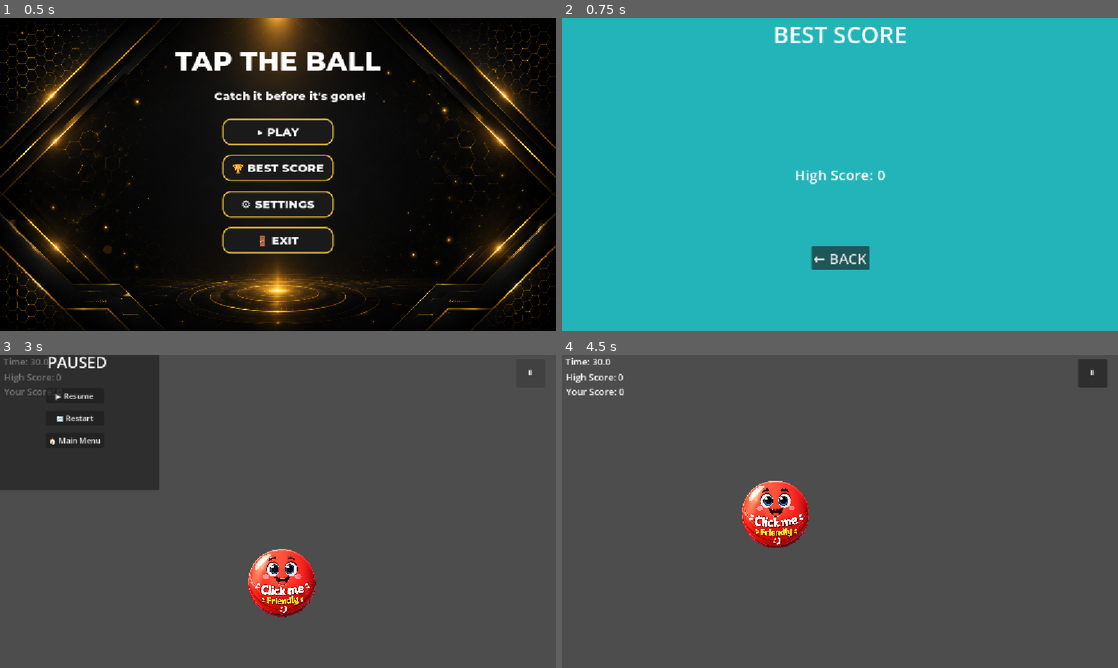
Above: before the commit, frames 1-4 (two rows, left to right).
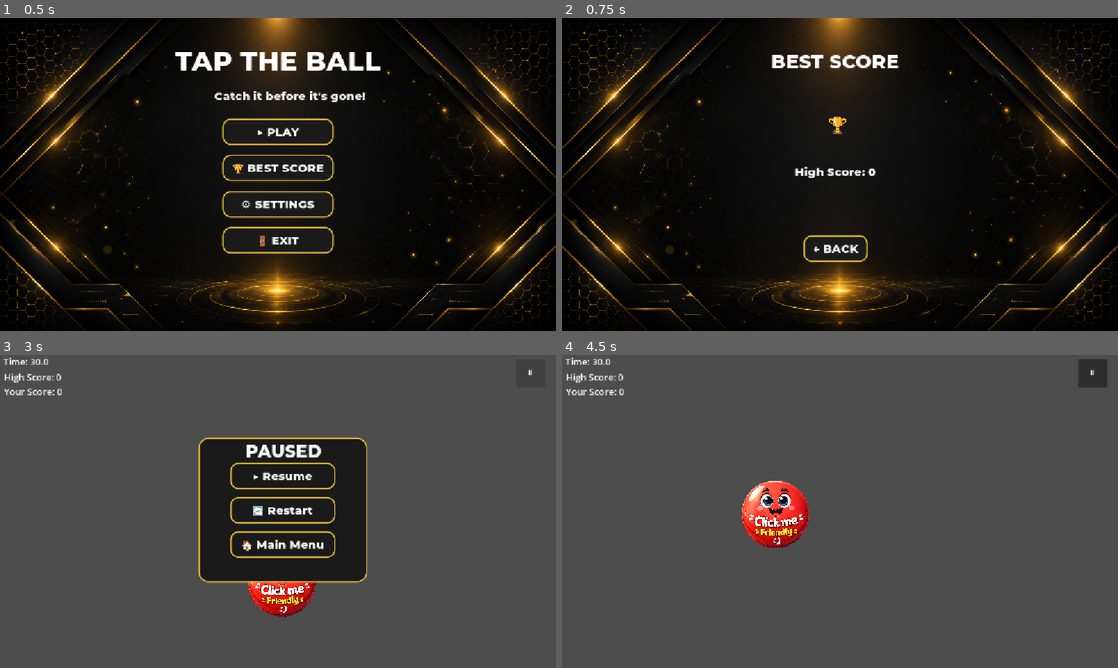
Above: after the commit, the same moments.

Repository: neotechops/tap-the-ball
Game: Godot game, scene res://Scenes/MainMenu.tscn
Two runs of this game, one before a commit and one after it. Both use one fixed random seed, a clock stepped at 60 frames per second and the inputs below.
Inputs:
- Up to frame 1 (0.5 s): no input
- Up to frame 2 (0.75 s): click "🏆 BEST SCORE" at 0.5 s
- Up to frame 3 (3 s): click "← BACK" at 1.25 s; click "▶ PLAY" at 2 s; click "⏸" at 2.75 s
- Up to frame 4 (4.5 s): click "🏠 Main Menu" at 3.5 s; click "▶ PLAY" at 4.25 s

Frame 1 is identical in both runs. In frame 2, 100% of the frame differs, in the area x 0-100%, y 0-100%; in frame 3, 26%; in frame 4, nothing differs.

Commit message:
Add font to the high score screen

Diff:
--- a/Scenes/BestScore.tscn
+++ b/Scenes/BestScore.tscn
@@ -1,12 +1,61 @@
 [gd_scene format=3 uid="uid://b76smxuhhgoi"]
 
 [ext_resource type="Script" uid="uid://cf43oh0ej5htj" path="res://Scripts/BestScore.gd" id="1_4xwj7"]
+[ext_resource type="FontFile" uid="uid://cdsgy0twi7xee" path="res://Assests/Fonts/Montserrat-ExtraBold.ttf" id="2_62as4"]
+[ext_resource type="Texture2D" uid="uid://cquq5ulm52gru" path="res://Assests/Images/main_menu_background.png" id="2_iwgtd"]
+[ext_resource type="Theme" uid="uid://cndttn6whic33" path="res://Assests/Themes/MainMenuTheme.tres" id="2_vokgr"]
 
 [sub_resource type="LabelSettings" id="LabelSettings_1mgxu"]
-font_size = 48
+font = ExtResource("2_62as4")
+font_size = 40
 
 [sub_resource type="LabelSettings" id="LabelSettings_mjvk5"]
-font_size = 30
+font = ExtResource("2_62as4")
+font_size = 24
+
+[sub_resource type="StyleBoxFlat" id="StyleBoxFlat_vb1ha"]
+content_margin_left = 20.0
+content_margin_top = 12.0
+content_margin_right = 20.0
+content_margin_bottom = 12.0
+bg_color = Color(0.101960786, 0.101960786, 0.101960786, 1)
+border_width_left = 3
+border_width_top = 3
+border_width_right = 3
+border_width_bottom = 3
+border_color = Color(0.83137256, 0.6862745, 0.21568628, 1)
+corner_radius_top_left = 16
+corner_radius_top_right = 16
+corner_radius_bottom_right = 16
+corner_radius_bottom_left = 16
+
+[sub_resource type="StyleBoxFlat" id="StyleBoxFlat_df05h"]
+bg_color = Color(0.72156864, 0.5254902, 0.043137256, 1)
+border_width_left = 2
+border_width_top = 2
+border_width_right = 2
+border_width_bottom = 2
+border_color = Color(1, 0.84313726, 0, 1)
+corner_radius_top_left = 16
+corner_radius_top_right = 16
+corner_radius_bottom_right = 16
+corner_radius_bottom_left = 16
+
+[sub_resource type="StyleBoxFlat" id="StyleBoxFlat_ghw46"]
+content_margin_left = 20.0
+content_margin_top = 12.0
+content_margin_right = 20.0
+content_margin_bottom = 12.0
+bg_color = Color(0.83137256, 0.6862745, 0.21568628, 1)
+border_width_left = 3
+border_width_top = 3
+border_width_right = 3
+border_width_bottom = 3
+border_color = Color(1, 0.84313726, 0, 1)
+corner_radius_top_left = 16
+corner_radius_top_right = 16
+corner_radius_bottom_right = 16
+corner_radius_bottom_left = 16
 
 [node name="BestScore" type="Control" unique_id=699966928]
 layout_mode = 3
@@ -17,26 +66,43 @@
 grow_vertical = 2
 script = ExtResource("1_4xwj7")
 
-[node name="Background" type="ColorRect" parent="." unique_id=14603337]
+[node name="Background" type="TextureRect" parent="." unique_id=1782864269]
 layout_mode = 1
 anchors_preset = 15
 anchor_right = 1.0
 anchor_bottom = 1.0
 grow_horizontal = 2
 grow_vertical = 2
-color = Color(0.13769042, 0.70755523, 0.7290688, 1)
+texture = ExtResource("2_iwgtd")
+expand_mode = 1
+stretch_mode = 6
 
 [node name="Title" type="Label" parent="." unique_id=349883725]
 layout_mode = 1
 anchors_preset = 5
 anchor_left = 0.5
 anchor_right = 0.5
-offset_left = -138.5
-offset_right = 138.5
-offset_bottom = 67.0
+offset_left = -143.0
+offset_top = 65.0
+offset_right = 134.0
+offset_bottom = 132.0
 grow_horizontal = 2
 text = "BEST SCORE"
 label_settings = SubResource("LabelSettings_1mgxu")
+
+[node name="Trophy" type="Label" parent="." unique_id=1975537495]
+layout_mode = 1
+anchors_preset = 5
+anchor_left = 0.5
+anchor_right = 0.5
+offset_left = -143.0
+offset_top = 194.0
+offset_right = 134.0
+offset_bottom = 261.0
+grow_horizontal = 2
+text = "🏆"
+label_settings = SubResource("LabelSettings_1mgxu")
+horizontal_alignment = 1
 
 [node name="HighScoreLabel" type="Label" parent="." unique_id=1419133269]
 layout_mode = 1
@@ -56,9 +122,16 @@
 
 [node name="BackButton" type="Button" parent="." unique_id=1366097070]
 layout_mode = 0
-offset_left = 517.0
-offset_top = 472.0
-offset_right = 637.0
-offset_bottom = 522.0
-theme_override_font_sizes/font_size = 30
+offset_left = 500.0
+offset_top = 450.0
+offset_right = 634.0
+offset_bottom = 505.0
+theme = ExtResource("2_vokgr")
+theme_override_colors/font_color = Color(1, 1, 1, 1)
+theme_override_colors/font_hover_color = Color(0, 0, 0, 1)
+theme_override_fonts/font = ExtResource("2_62as4")
+theme_override_font_sizes/font_size = 24
+theme_override_styles/normal = SubResource("StyleBoxFlat_vb1ha")
+theme_override_styles/pressed = SubResource("StyleBoxFlat_df05h")
+theme_override_styles/hover = SubResource("StyleBoxFlat_ghw46")
 text = "← BACK"
--- a/Scenes/Main.tscn
+++ b/Scenes/Main.tscn
@@ -2,12 +2,70 @@
 
 [ext_resource type="Script" uid="uid://426w0lyeo0re" path="res://Scripts/Main.gd" id="1_idj7w"]
 [ext_resource type="PackedScene" uid="uid://cnsyot2drcmhw" path="res://Scenes/Ball.tscn" id="1_r150o"]
+[ext_resource type="Theme" uid="uid://cndttn6whic33" path="res://Assests/Themes/MainMenuTheme.tres" id="3_kln2b"]
+[ext_resource type="FontFile" uid="uid://cdsgy0twi7xee" path="res://Assests/Fonts/Montserrat-ExtraBold.ttf" id="4_rgh2o"]
 
 [sub_resource type="LabelSettings" id="LabelSettings_idj7w"]
 font_size = 19
 
 [sub_resource type="LabelSettings" id="LabelSettings_kln2b"]
 font_size = 19
+
+[sub_resource type="StyleBoxFlat" id="StyleBoxFlat_rgh2o"]
+bg_color = Color(0.101960786, 0.101960786, 0.101960786, 1)
+border_width_left = 3
+border_width_top = 3
+border_width_right = 3
+border_width_bottom = 3
+border_color = Color(0.83137256, 0.6862745, 0.21568628, 1)
+corner_radius_top_left = 20
+corner_radius_top_right = 20
+corner_radius_bottom_right = 20
+corner_radius_bottom_left = 20
+
+[sub_resource type="StyleBoxFlat" id="StyleBoxFlat_vb1ha"]
+content_margin_left = 20.0
+content_margin_top = 12.0
+content_margin_right = 20.0
+content_margin_bottom = 12.0
+bg_color = Color(0.101960786, 0.101960786, 0.101960786, 1)
+border_width_left = 3
+border_width_top = 3
+border_width_right = 3
+border_width_bottom = 3
+border_color = Color(0.83137256, 0.6862745, 0.21568628, 1)
+corner_radius_top_left = 16
+corner_radius_top_right = 16
+corner_radius_bottom_right = 16
+corner_radius_bottom_left = 16
+
+[sub_resource type="StyleBoxFlat" id="StyleBoxFlat_df05h"]
+bg_color = Color(0.72156864, 0.5254902, 0.043137256, 1)
+border_width_left = 2
+border_width_top = 2
+border_width_right = 2
+border_width_bottom = 2
+border_color = Color(1, 0.84313726, 0, 1)
+corner_radius_top_left = 16
+corner_radius_top_right = 16
+corner_radius_bottom_right = 16
+corner_radius_bottom_left = 16
+
+[sub_resource type="StyleBoxFlat" id="StyleBoxFlat_ghw46"]
+content_margin_left = 20.0
+content_margin_top = 12.0
+content_margin_right = 20.0
+content_margin_bottom = 12.0
+bg_color = Color(0.83137256, 0.6862745, 0.21568628, 1)
+border_width_left = 3
+border_width_top = 3
+border_width_right = 3
+border_width_bottom = 3
+border_color = Color(1, 0.84313726, 0, 1)
+corner_radius_top_left = 16
+corner_radius_top_right = 16
+corner_radius_bottom_right = 16
+corner_radius_bottom_left = 16
 
 [node name="Main" type="Node2D" unique_id=951991347]
 script = ExtResource("1_idj7w")
@@ -75,24 +133,27 @@
 anchor_top = 0.5
 anchor_right = 0.5
 anchor_bottom = 0.5
-offset_left = -20.0
-offset_top = -20.0
-offset_right = 330.0
-offset_bottom = 280.0
+offset_left = 411.0
+offset_top = 171.0
+offset_right = 761.0
+offset_bottom = 471.0
 grow_horizontal = 2
 grow_vertical = 2
+theme_override_styles/panel = SubResource("StyleBoxFlat_rgh2o")
 
 [node name="PauseTitle" type="Label" parent="PausePanel" unique_id=867111502]
 layout_mode = 1
 anchors_preset = 5
 anchor_left = 0.5
 anchor_right = 0.5
-offset_left = -57.0
-offset_top = 12.0
-offset_right = 105.0
-offset_bottom = 70.0
-grow_horizontal = 2
-theme_override_font_sizes/font_size = 32
+offset_left = -77.0
+offset_top = 6.0
+offset_right = 85.0
+offset_bottom = 64.0
+grow_horizontal = 2
+theme_override_constants/line_spacing = 3
+theme_override_fonts/font = ExtResource("4_rgh2o")
+theme_override_font_sizes/font_size = 36
 text = "PAUSED"
 
 [node name="ButtonContainer" type="VBoxContainer" parent="PausePanel" unique_id=392212989]
@@ -102,24 +163,48 @@
 anchor_top = 0.5
 anchor_right = 0.5
 anchor_bottom = 0.5
-offset_left = -60.0
-offset_top = -50.5
-offset_right = 60.0
-offset_bottom = 50.5
+offset_left = -109.0
+offset_top = -97.5
+offset_right = 109.0
+offset_bottom = 97.5
 grow_horizontal = 2
 grow_vertical = 2
-theme_override_constants/separation = 15
+theme_override_constants/separation = 16
 
 [node name="ResumeButton" type="Button" parent="PausePanel/ButtonContainer" unique_id=429942054]
 layout_mode = 2
+theme = ExtResource("3_kln2b")
+theme_override_colors/font_color = Color(1, 1, 1, 1)
+theme_override_colors/font_hover_color = Color(0, 0, 0, 1)
+theme_override_fonts/font = ExtResource("4_rgh2o")
+theme_override_font_sizes/font_size = 24
+theme_override_styles/normal = SubResource("StyleBoxFlat_vb1ha")
+theme_override_styles/pressed = SubResource("StyleBoxFlat_df05h")
+theme_override_styles/hover = SubResource("StyleBoxFlat_ghw46")
 text = "▶ Resume"
 
 [node name="RestartButton" type="Button" parent="PausePanel/ButtonContainer" unique_id=1962051025]
 layout_mode = 2
+theme = ExtResource("3_kln2b")
+theme_override_colors/font_color = Color(1, 1, 1, 1)
+theme_override_colors/font_hover_color = Color(0, 0, 0, 1)
+theme_override_fonts/font = ExtResource("4_rgh2o")
+theme_override_font_sizes/font_size = 24
+theme_override_styles/normal = SubResource("StyleBoxFlat_vb1ha")
+theme_override_styles/pressed = SubResource("StyleBoxFlat_df05h")
+theme_override_styles/hover = SubResource("StyleBoxFlat_ghw46")
 text = "🔄 Restart"
 
 [node name="MainMenuButton" type="Button" parent="PausePanel/ButtonContainer" unique_id=1388713097]
 layout_mode = 2
+theme = ExtResource("3_kln2b")
+theme_override_colors/font_color = Color(1, 1, 1, 1)
+theme_override_colors/font_hover_color = Color(0, 0, 0, 1)
+theme_override_fonts/font = ExtResource("4_rgh2o")
+theme_override_font_sizes/font_size = 24
+theme_override_styles/normal = SubResource("StyleBoxFlat_vb1ha")
+theme_override_styles/pressed = SubResource("StyleBoxFlat_df05h")
+theme_override_styles/hover = SubResource("StyleBoxFlat_ghw46")
 text = "🏠 Main Menu"
 
 [connection signal="timeout" from="GameTimer" to="." method="_on_game_timer_timeout"]
--- a/Scenes/MainMenu.tscn
+++ b/Scenes/MainMenu.tscn
@@ -21,6 +21,34 @@
 border_width_right = 3
 border_width_bottom = 3
 border_color = Color(0.83137256, 0.6862745, 0.21568628, 1)
+corner_radius_top_left = 16
+corner_radius_top_right = 16
+corner_radius_bottom_right = 16
+corner_radius_bottom_left = 16
+
+[sub_resource type="StyleBoxFlat" id="StyleBoxFlat_df05h"]
+bg_color = Color(0.72156864, 0.5254902, 0.043137256, 1)
+border_width_left = 2
+border_width_top = 2
+border_width_right = 2
+border_width_bottom = 2
+border_color = Color(1, 0.84313726, 0, 1)
+corner_radius_top_left = 16
+corner_radius_top_right = 16
+corner_radius_bottom_right = 16
+corner_radius_bottom_left = 16
+
+[sub_resource type="StyleBoxFlat" id="StyleBoxFlat_ghw46"]
+content_margin_left = 20.0
+content_margin_top = 12.0
+content_margin_right = 20.0
+content_margin_bottom = 12.0
+bg_color = Color(0.83137256, 0.6862745, 0.21568628, 1)
+border_width_left = 3
+border_width_top = 3
+border_width_right = 3
+border_width_bottom = 3
+border_color = Color(1, 0.84313726, 0, 1)
 corner_radius_top_left = 16
 corner_radius_top_right = 16
 corner_radius_bottom_right = 16
@@ -88,34 +116,46 @@
 layout_mode = 2
 theme = ExtResource("3_8saeu")
 theme_override_colors/font_color = Color(1, 1, 1, 1)
+theme_override_colors/font_hover_color = Color(0, 0, 0, 1)
 theme_override_fonts/font = ExtResource("3_ghw46")
 theme_override_font_sizes/font_size = 24
 theme_override_styles/normal = SubResource("StyleBoxFlat_vb1ha")
+theme_override_styles/pressed = SubResource("StyleBoxFlat_df05h")
+theme_override_styles/hover = SubResource("StyleBoxFlat_ghw46")
 text = "▶ PLAY"
 
 [node name="BestScoreButton" type="Button" parent="MenuButtons" unique_id=102649117]
 layout_mode = 2
 theme = ExtResource("3_8saeu")
 theme_override_colors/font_color = Color(1, 1, 1, 1)
+theme_override_colors/font_hover_color = Color(0, 0, 0, 1)
 theme_override_fonts/font = ExtResource("3_ghw46")
 theme_override_font_sizes/font_size = 24
 theme_override_styles/normal = SubResource("StyleBoxFlat_vb1ha")
+theme_override_styles/pressed = SubResource("StyleBoxFlat_df05h")
+theme_override_styles/hover = SubResource("StyleBoxFlat_ghw46")
 text = "🏆 BEST SCORE"
 
 [node name="SettingsButton" type="Button" parent="MenuButtons" unique_id=798471576]
 layout_mode = 2
 theme = ExtResource("3_8saeu")
 theme_override_colors/font_color = Color(1, 1, 1, 1)
+theme_override_colors/font_hover_color = Color(0, 0, 0, 1)
 theme_override_fonts/font = ExtResource("3_ghw46")
 theme_override_font_sizes/font_size = 24
 theme_override_styles/normal = SubResource("StyleBoxFlat_vb1ha")
+theme_override_styles/pressed = SubResource("StyleBoxFlat_df05h")
+theme_override_styles/hover = SubResource("StyleBoxFlat_ghw46")
 text = "⚙ SETTINGS"
 
 [node name="ExitButton" type="Button" parent="MenuButtons" unique_id=1381844731]
 layout_mode = 2
 theme = ExtResource("3_8saeu")
 theme_override_colors/font_color = Color(1, 1, 1, 1)
+theme_override_colors/font_hover_color = Color(0, 0, 0, 1)
 theme_override_fonts/font = ExtResource("3_ghw46")
 theme_override_font_sizes/font_size = 24
 theme_override_styles/normal = SubResource("StyleBoxFlat_vb1ha")
+theme_override_styles/pressed = SubResource("StyleBoxFlat_df05h")
+theme_override_styles/hover = SubResource("StyleBoxFlat_ghw46")
 text = "🚪 EXIT"
